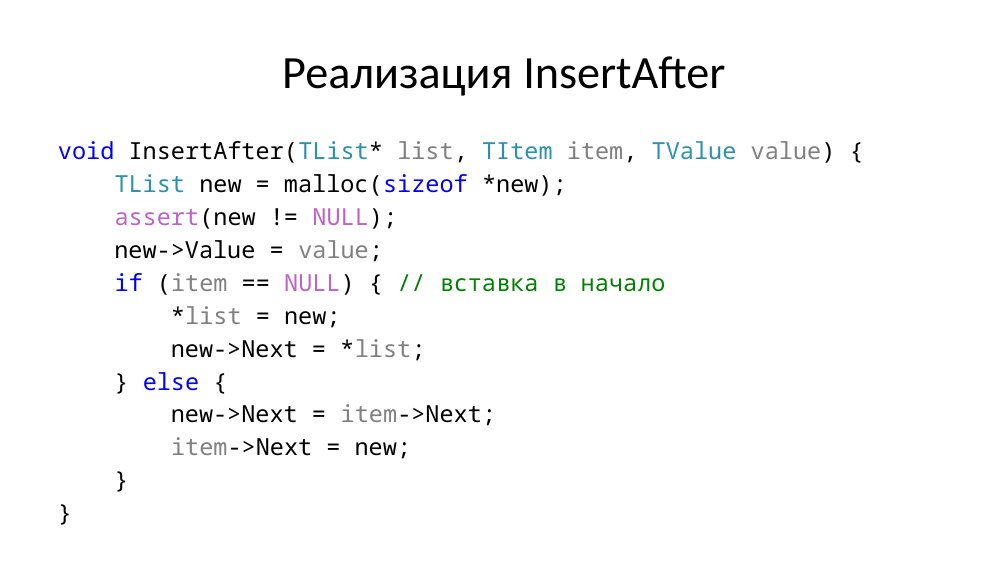
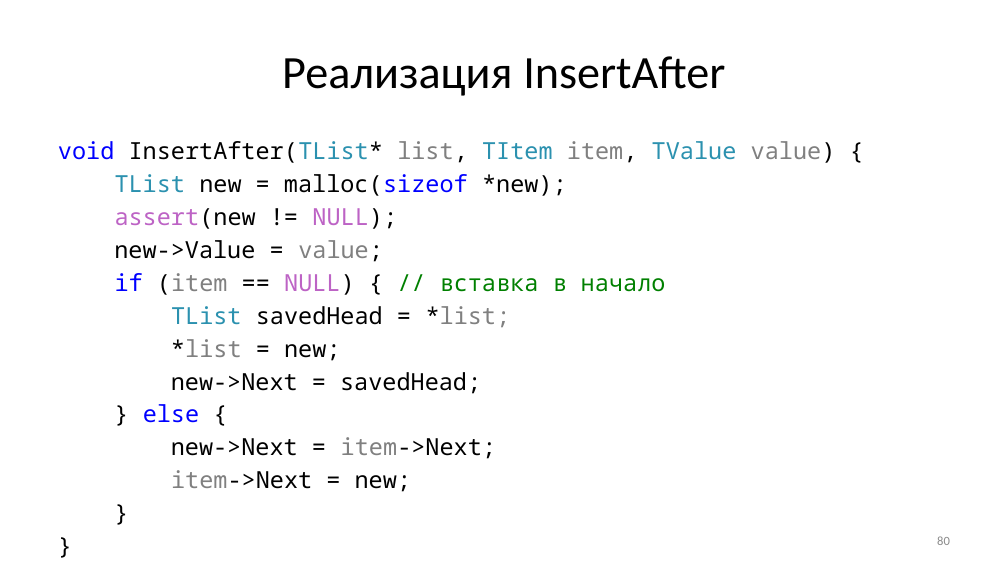
Before and after one commit to Evgueni-Petrov-aka-espetrov/Algorithms-and-Programming-in-C-pptx, a slide deck: slide 80 of 08 Списки.pptx. Drawn at 1008x567 pixels with LibreOffice and Linux fonts; fonts in the diff are those of the drawing. Boxes give left, top, right and bottom in pixels: in the first picture for what was removed or moved away, otherwise in the second. Text is boxed around its words. In the diff, an @@ line names an element or a change of style, - is before the commit and + after.

```diff
--- a/08 Списки.pptx
+++ b/08 Списки.pptx
@@ text at <box>171,306,511,327</box>: paragraph added @@
+TList savedHead = *list;
@@ text at <box>171,372,481,394</box>: text changed @@
-new->Next = *list;
+new->Next = savedHead;
@@ page number added at <box>937,536,950,545</box>, 12 pt, text #8C8C8C @@
+80
```
Also in this commit, not shown: 134 other slides changed, 1 slide added, 1 slide removed.
